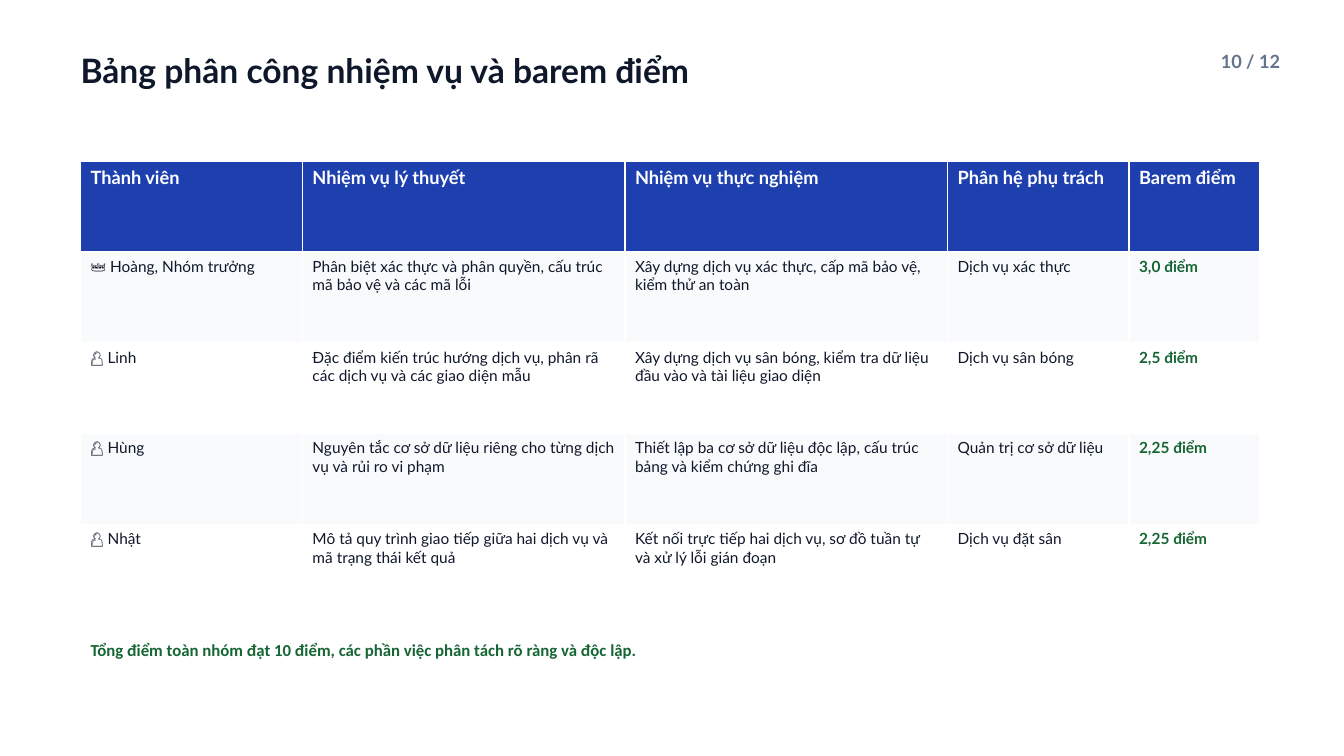
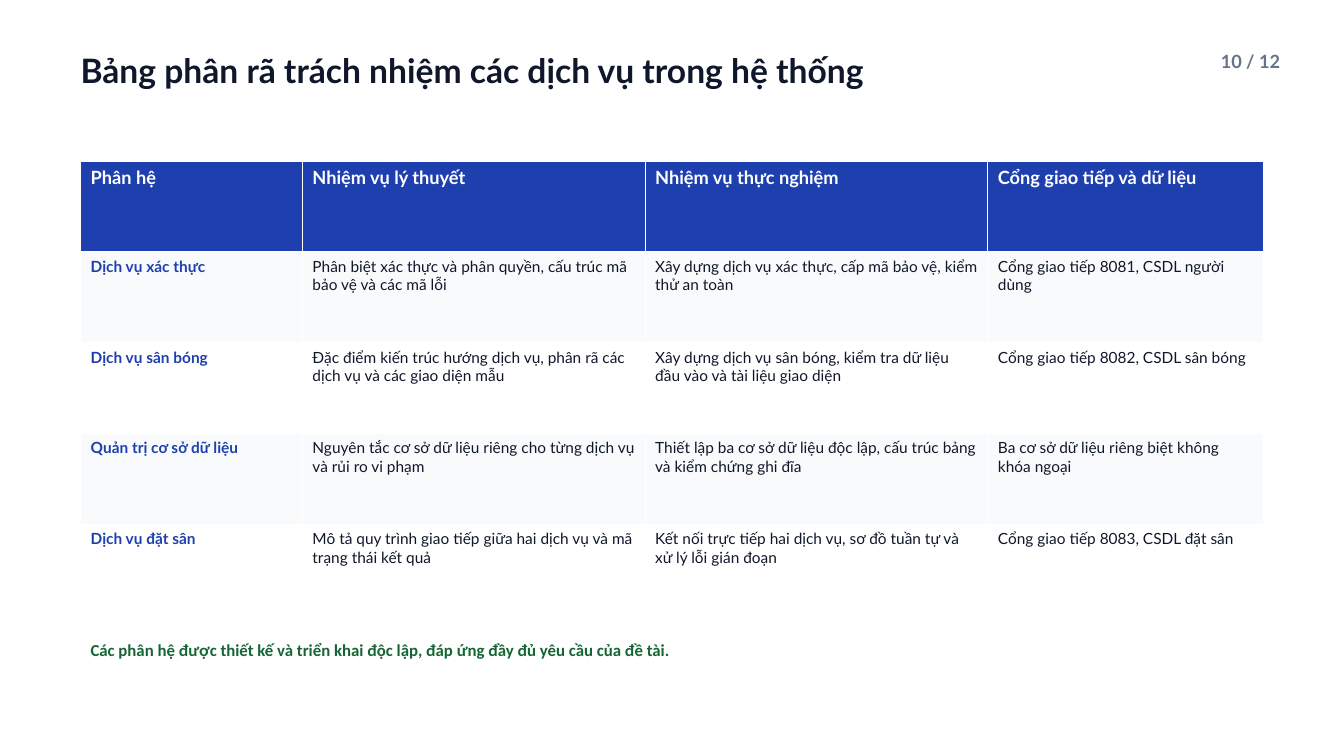
Before and after one commit to viduchung/PTPM, a slide deck: slide 10 of docs/PitchOS-mo-hinh-kien-truc.pptx. Drawn at 1344x756 pixels with LibreOffice and Linux fonts; fonts in the diff are those of the drawing. Boxes give left, top, right and bottom in pixels: in the first picture for what was removed or moved away, otherwise in the second. Text is boxed around its words. In the diff, an @@ line names an element or a change of style, - is before the commit and + after.

```diff
--- a/docs/PitchOS-mo-hinh-kien-truc.pptx
+++ b/docs/PitchOS-mo-hinh-kien-truc.pptx
@@ text at bbox=[81, 56, 863, 90]: text changed @@
-Bảng phân công nhiệm vụ và barem điểm
+Bảng phân rã trách nhiệm các dịch vụ trong hệ thống
@@ table at bbox=[81, 161, 1263, 615] @@
-column 1: Thành viên | 👑 Hoàng, Nhóm trưởng | 👤 Linh | 👤 Hùng | 👤 Nhật
+column 1: Phân hệ | Dịch vụ xác thực | Dịch vụ sân bóng | Quản trị cơ sở dữ liệu | Dịch vụ đặt sân
-column 4: Phân hệ phụ trách | Dịch vụ xác thực | Dịch vụ sân bóng | Quản trị cơ sở dữ liệu | Dịch vụ đặt sân
-column 5: Barem điểm | 3,0 điểm | 2,5 điểm | 2,25 điểm | 2,25 điểm
+column 4: Cổng giao tiếp và dữ liệu | Cổng giao tiếp 8081, CSDL người dùng | Cổng giao tiếp 8082, CSDL sân bóng | Ba cơ sở dữ liệu riêng biệt không khóa ngoại | Cổng giao tiếp 8083, CSDL đặt sân
@@ text at bbox=[91, 643, 669, 659]: text changed @@
-Tổng điểm toàn nhóm đạt 10 điểm, các phần việc phân tách rõ ràng và độc lập.
+Các phân hệ được thiết kế và triển khai độc lập, đáp ứng đầy đủ yêu cầu của đề tài.
```
Also in this commit, not shown: 7 other slides changed, 8 other files.
